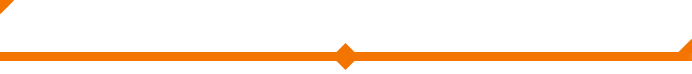
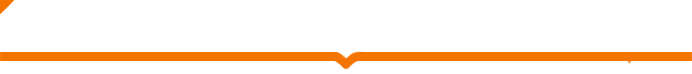
Layers edited between the first and the second 692 × 74 image:
hid "Слой 5" over [678, 39, 692, 53]
removed layer "Слой 3" over [0, 39, 692, 70]
showed "Прямоугольник 2", painted on it over [0, 43, 692, 70]
showed "Слой 1", painted on it over [0, 39, 692, 74]
